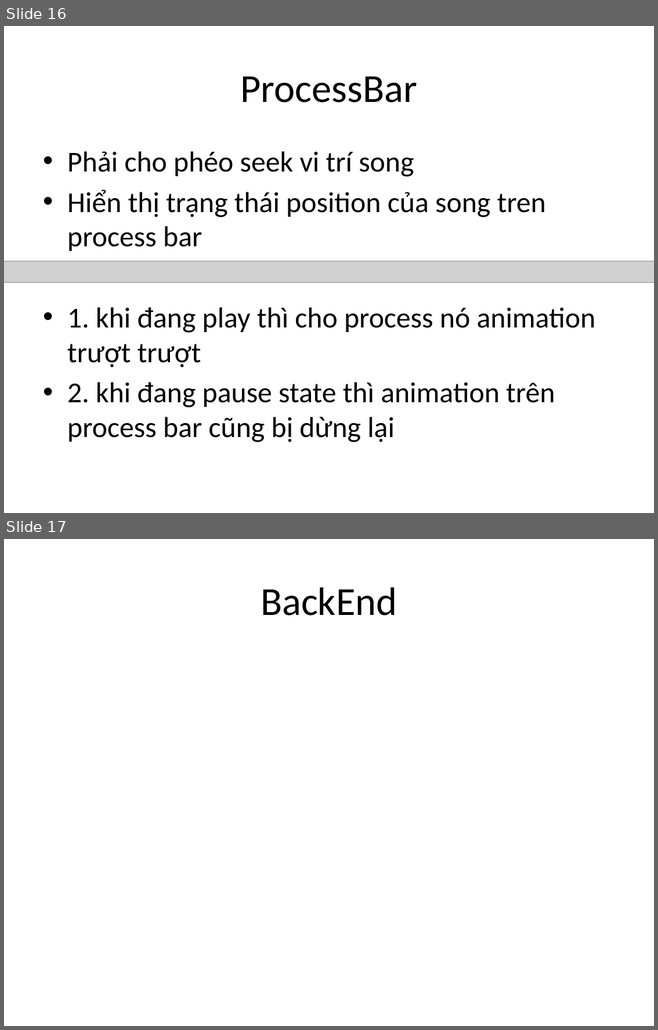
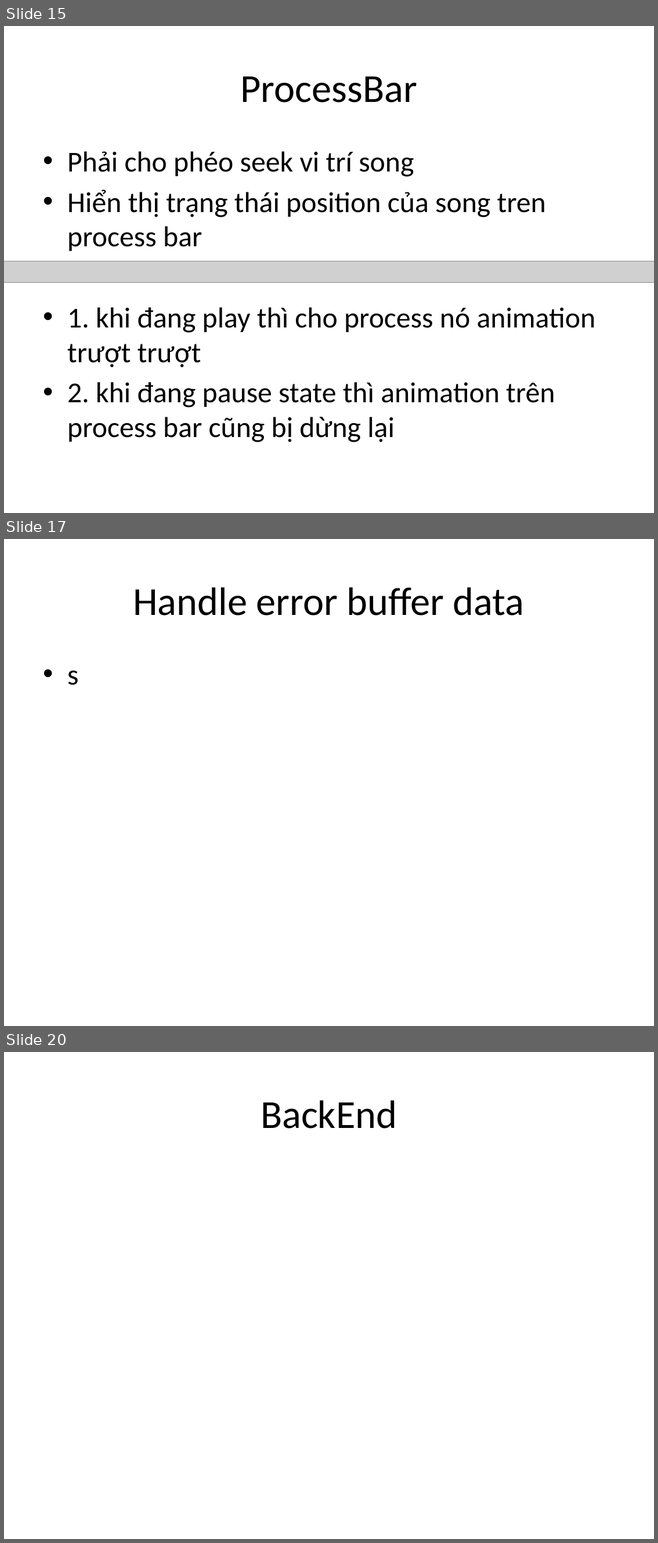
Before and after one commit to google-code-export/dau-gia-truc-tuyen-dhnl2, a slide deck: source/musicpage/Documents/Music page.pptx. Shown one above the other, each under a label of ours: slides 16 and 17 before the commit, slides 15, 17 and 20 after it; the slides between them are not shown. The pictures are 658x1030 and 658x1543 pixels, drawn with LibreOffice and Linux fonts; fonts in the diff are those of the drawing; grey boxes stand for pictures. Boxes give left, top, right and bottom in pixels: in the first picture for what was removed or moved away, otherwise in the second. Text is boxed around its words. In the diff, an @@ line names an element or a change of style, - is before the commit and + after.

```diff
--- a/source/musicpage/Documents/Music page.pptx
+++ b/source/musicpage/Documents/Music page.pptx
@@ slide 17 added at box(4, 539, 654, 1026), background #FFFFFF @@
@@ title added at box(133, 587, 524, 616), 44 pt, text #000000 @@
+Handle error buffer data
@@ text added at box(67, 671, 78, 685), 32 pt, text #000000 @@
+• s
@@ what was slide 16 is now slide 15 @@
@@ what was slide 17 is now slide 20 @@
```
Also in this commit, not shown: 1 slide changed, 2 other slides added, 11 other files.
